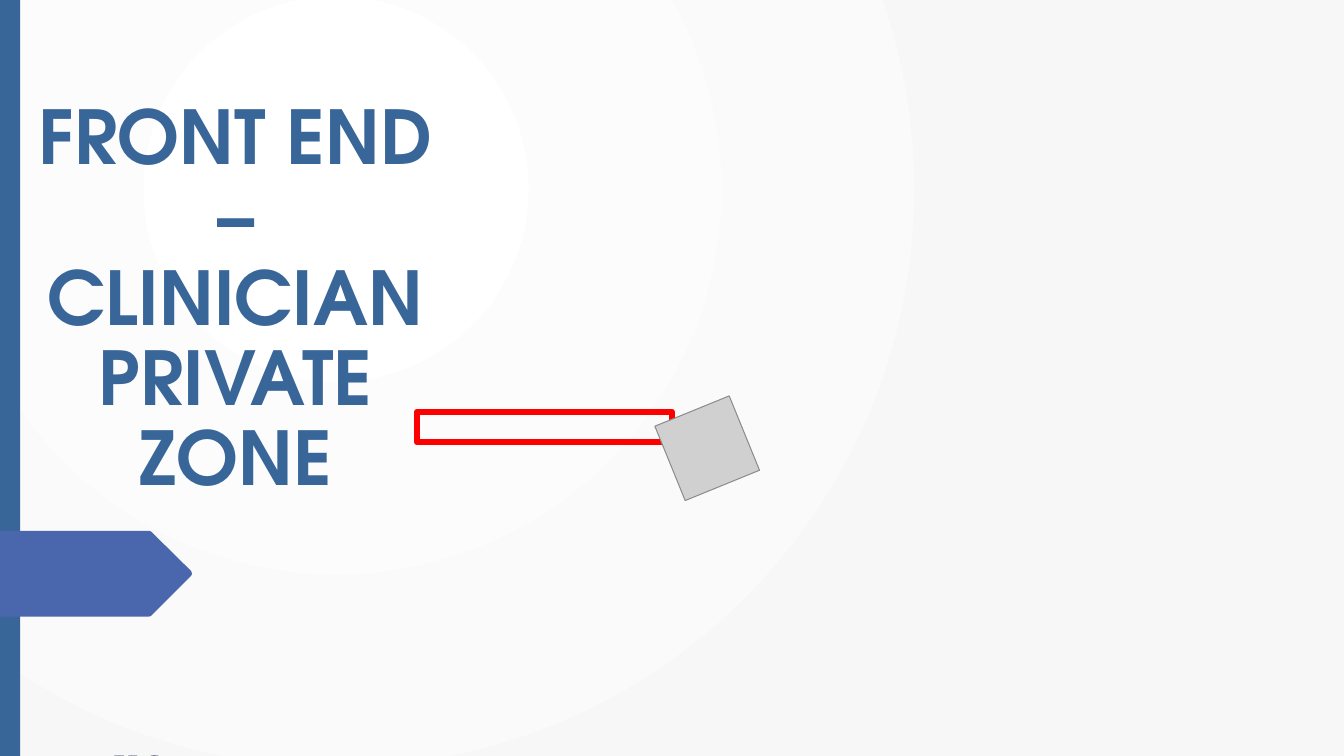
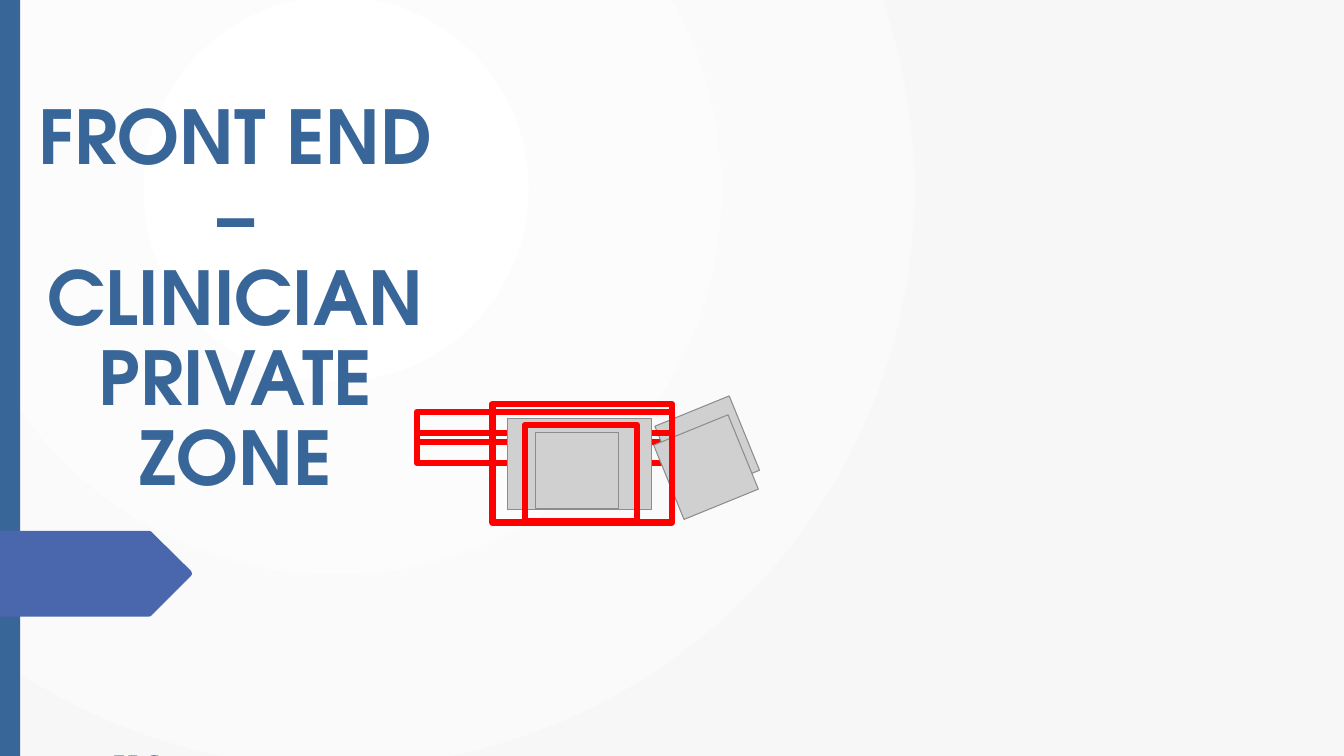
Before and after one commit to edo98811/IoT_project, a slide deck: slide 11 of Documenti/progetto_finale_last.pptx (slide 16 before the commit). Drawn at 1344x756 pixels with LibreOffice and Linux fonts; fonts in the diff are those of the drawing; grey boxes stand for pictures; background and template pictures are left out. Boxes give left, top, right and bottom in pixels: in the first picture for what was removed or moved away, otherwise in the second. Text is boxed around its words. In the diff, an @@ line names an element or a change of style, - is before the commit and + after.

```diff
--- a/Documenti/progetto_finale_last.pptx
+++ b/Documenti/progetto_finale_last.pptx
@@ rectangle added at (492, 404, 671, 522), outline #FF0000 4.5 pt @@
@@ picture added at (507, 419, 652, 510) @@
@@ picture added at (654, 415, 759, 520) @@
@@ rectangle added at (417, 433, 673, 463), outline #FF0000 4.5 pt @@
@@ rectangle added at (525, 425, 637, 522), outline #FF0000 4.5 pt @@
@@ picture added at (535, 433, 619, 508) @@
```
Also in this commit, not shown: 4 other slides changed, 8 slides added, 12 slides removed, 8 other files.
